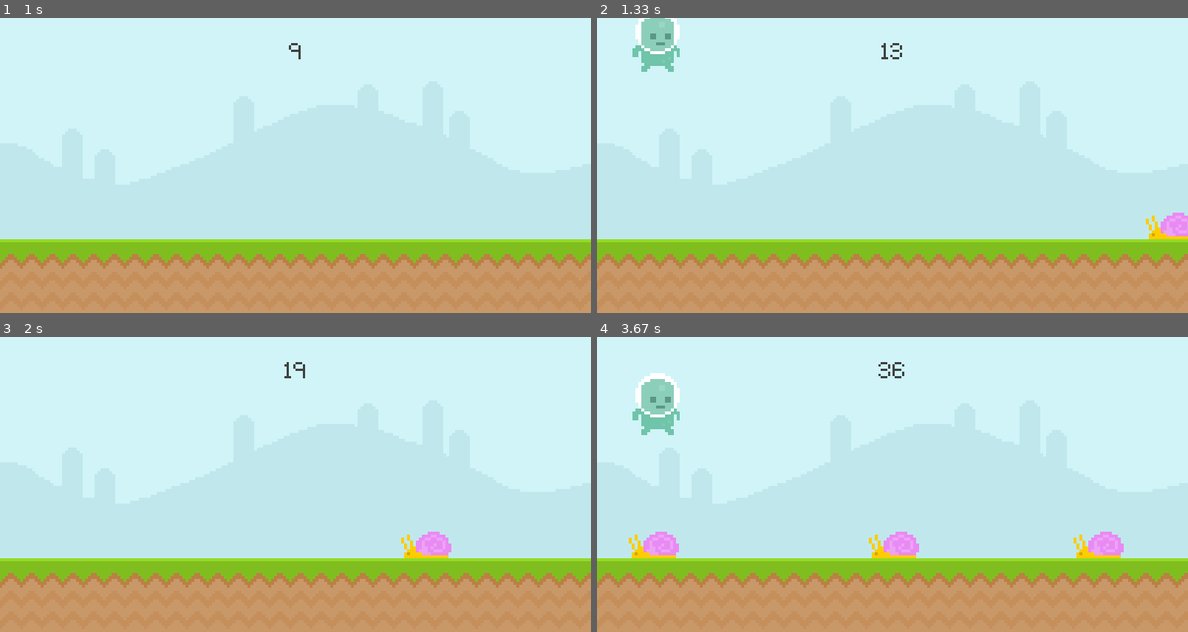
Above: before the commit, frames 1-4 (two rows, left to right).
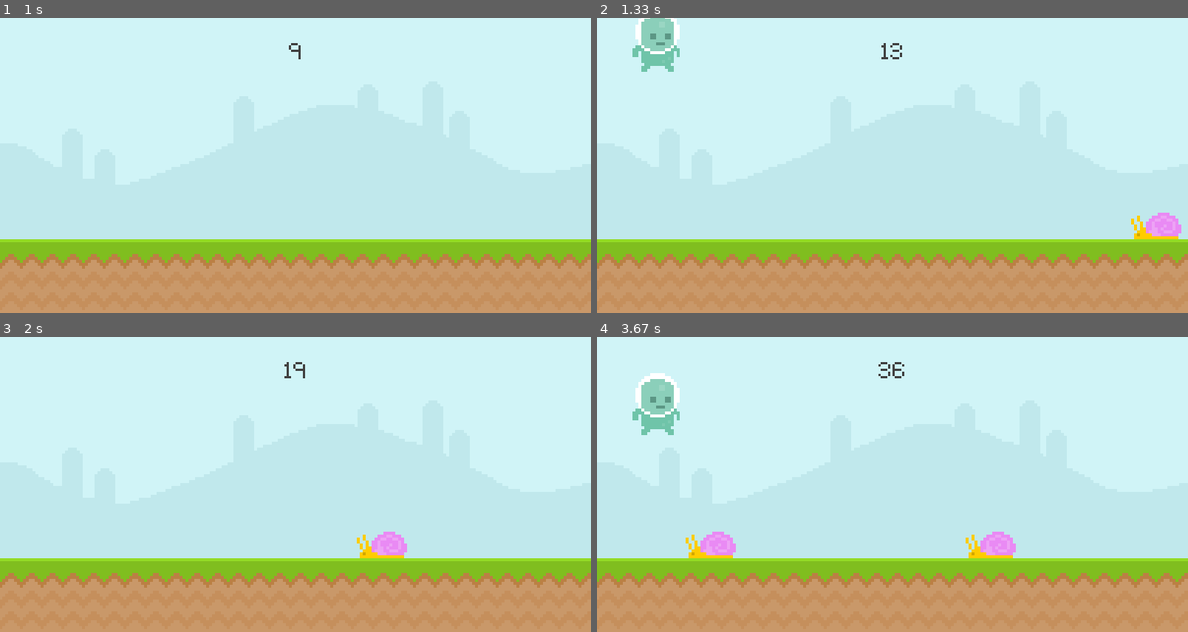
Above: after the commit, the same moments.

Repository: dominikucll/pygame-project
Game: pygame game, started from main.py
The game is run twice, just before and just after one commit, with the same random seed, the same clock (stepped at 60 frames per second) and the same inputs.
Inputs (mouse positions are in pixels of both pictures, inside the frame that each line leads up to):
- Up to frame 1 (1 s): click (59, 206) at 0.38 s; click (59, 68) at 0.72 s
- Up to frame 2 (1.33 s): no input
- Up to frame 3 (2 s): click (59, 525) at 1.55 s; click (59, 387) at 1.88 s
- Up to frame 4 (3.67 s): click (656, 525) at 2.72 s; tap Space at 3 s

Frame 1 is identical in both runs. In frame 2, 0.5% of the frame differs, in the area x 90-100%, y 66-75%; in frame 3, 1.1%; in frame 4, 2.8%, in the area x 5-90%, y 66-75%.

Commit message:
Main update

Diff:
--- a/main.py
+++ b/main.py
@@ -11,7 +11,7 @@
 
 
 def obstacle_movement(obstacle_list):
-    movement_speed = 5 + (pygame.time.get_ticks() - start_time)//10000
+    movement_speed = 5 + (pygame.time.get_ticks() - start_time)//1000
     if obstacle_list:
         for obstacle_rect in obstacle_list:
             obstacle_rect.x -= movement_speed
@@ -24,11 +24,12 @@
     else: return []
 
 
-def collisions(obstacle_list):
-    if obstacle_list:
-        for obstacle_rect in obstacle_list:
-            if obstacle_rect.colliderect(player_rect):
-                return True
+def collisions(player, obstacles):
+    if obstacles:
+        for obstacle_rect in obstacles:
+            if player.colliderect(obstacle_rect):
+                return False
+    return True
 
 
 pygame.init()
@@ -107,12 +108,13 @@
         obstacle_rect_list = obstacle_movement(obstacle_rect_list)
 
         # Collision
-        if collisions(obstacle_rect_list):
-            game_active = False
-            obstacle_rect_list.clear()
+        game_active = collisions(player_rect,obstacle_rect_list)
 
     else:
         screen.fill("Yellow")
+        obstacle_rect_list.clear()
+        player_rect.midbottom = (80,300)
+
 
 
     pygame.display.update()
